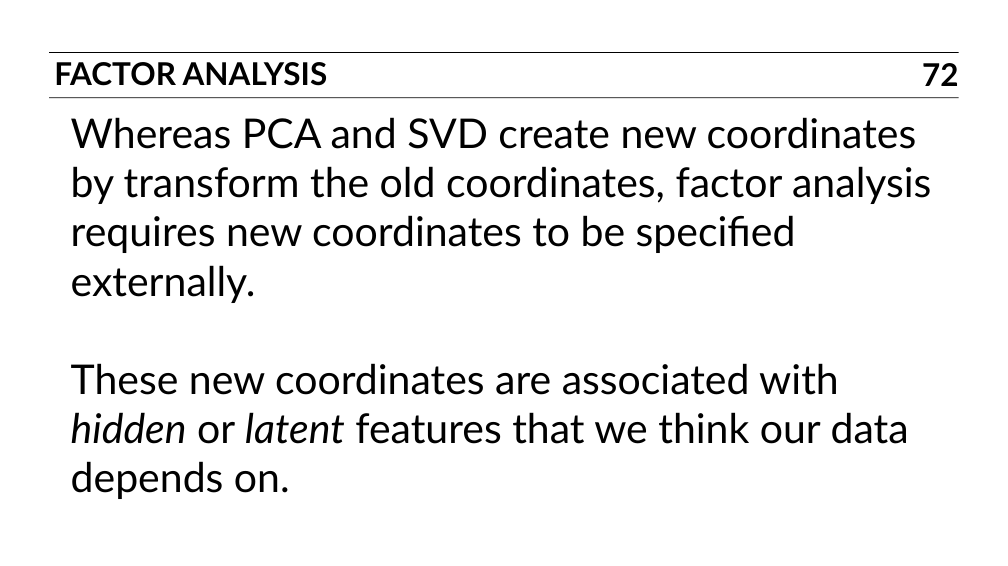
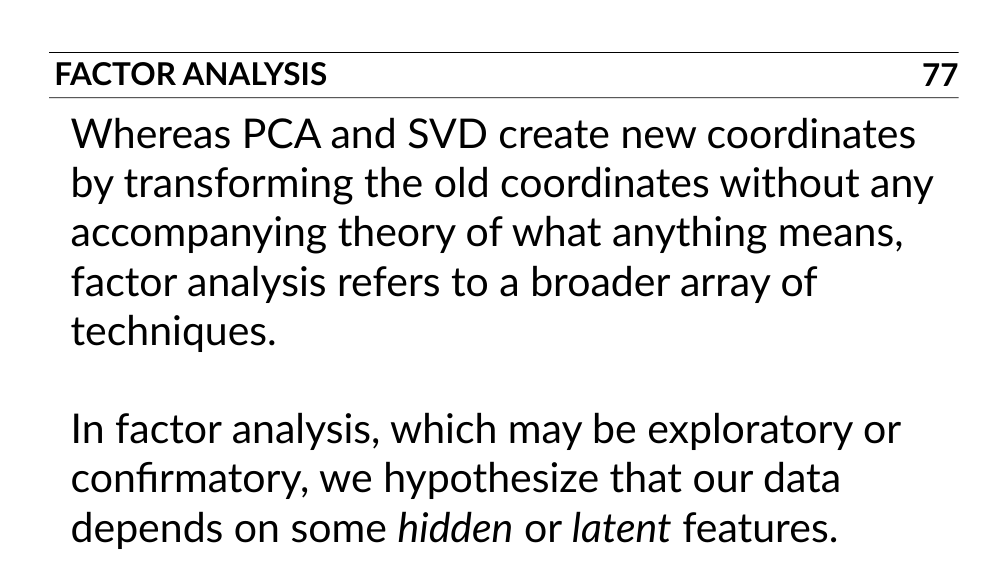
Before and after one commit to ajschumacher/gadsdc, a slide deck: slide 77 of 17-dim_reduc/slides.pptx (slide 72 before the commit). Drawn at 1008x566 pixels with LibreOffice and Linux fonts; fonts in the diff are those of the drawing. Boxes give left, top, right and bottom in pixels: in the first picture for what was removed or moved away, otherwise in the second. Text is boxed around its words. In the diff, an @@ line names an element or a change of style, - is before the commit and + after.

```diff
--- a/17-dim_reduc/slides.pptx
+++ b/17-dim_reduc/slides.pptx
@@ page number at (922, 63, 958, 86): text changed @@
-72
+77
@@ text at (71, 117, 934, 549): text changed @@
-Whereas PCA and SVD create new coordinates by transform the old coordinates, factor analysis requires new coordinates to be specified externally.
-These new coordinates are associated with hidden or latent features that we think our data depends on.
+Whereas PCA and SVD create new coordinates by transforming the old coordinates without any accompanying theory of what anything means, factor analysis refers to a broader array of techniques.
+In factor analysis, which may be exploratory or confirmatory, we hypothesize that our data depends on some hidden or latent features.
```
Also in this commit, not shown: 10 other slides changed, 10 slides added, 1 other file.
